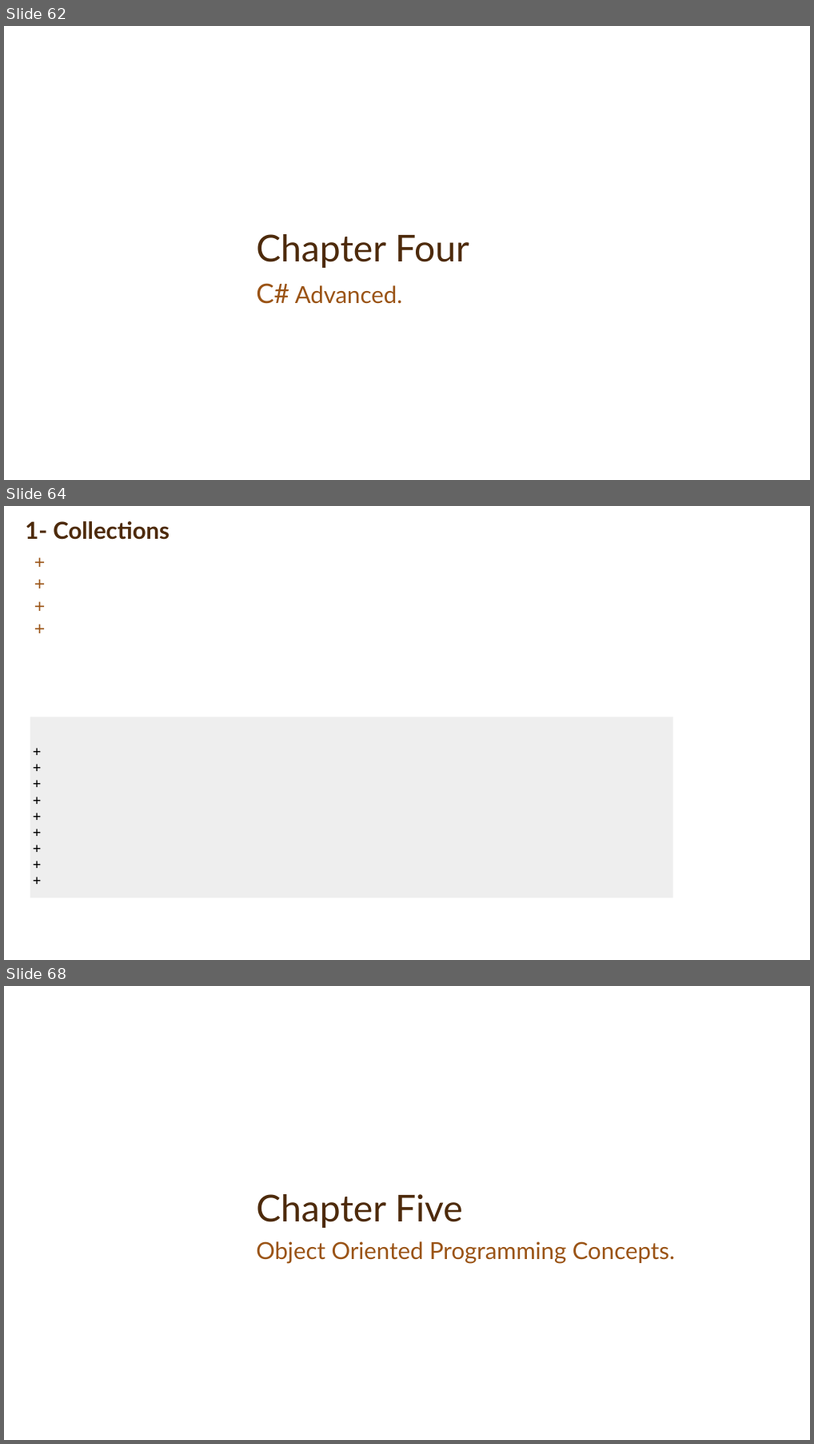
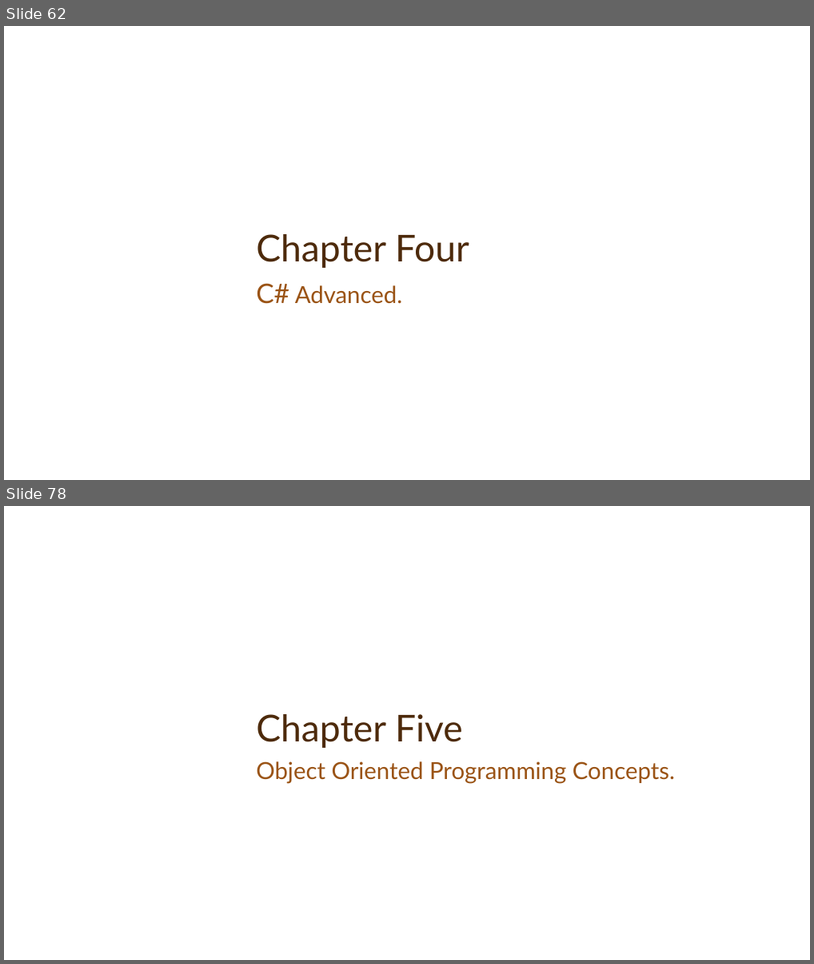
Before and after one commit to MinaAnwerRepo/android, a slide deck: Presentation/CSharpBasics.pptx. Shown one above the other, each under a label of ours: slides 62, 64 and 68 before the commit, slides 62 and 78 after it; the slides between them are not shown. The pictures are 814x1444 and 814x964 pixels, drawn with LibreOffice and Linux fonts; fonts in the diff are those of the drawing; background and template pictures are left out. Boxes give left, top, right and bottom in pixels: in the first picture for what was removed or moved away, otherwise in the second. Text is boxed around its words. In the diff, an @@ line names an element or a change of style, - is before the commit and + after.

```diff
--- a/Presentation/CSharpBasics.pptx
+++ b/Presentation/CSharpBasics.pptx
@@ slide 64 removed at box(4, 506, 810, 960), background picture (left out) @@
@@ title removed at box(25, 521, 170, 540) @@
-1- Collections
@@ text removed at box(28, 547, 705, 665) @@
-+
-+
-+
-+
@@ rectangle removed at box(30, 717, 674, 898) @@
-+
-+
-+
-+
-+
-+
-+
-+
-+
@@ what was slide 68 is now slide 78 @@
```
Also in this commit, not shown: 7 slides changed, 9 slides added, 4 other slides removed, 2 other files.
